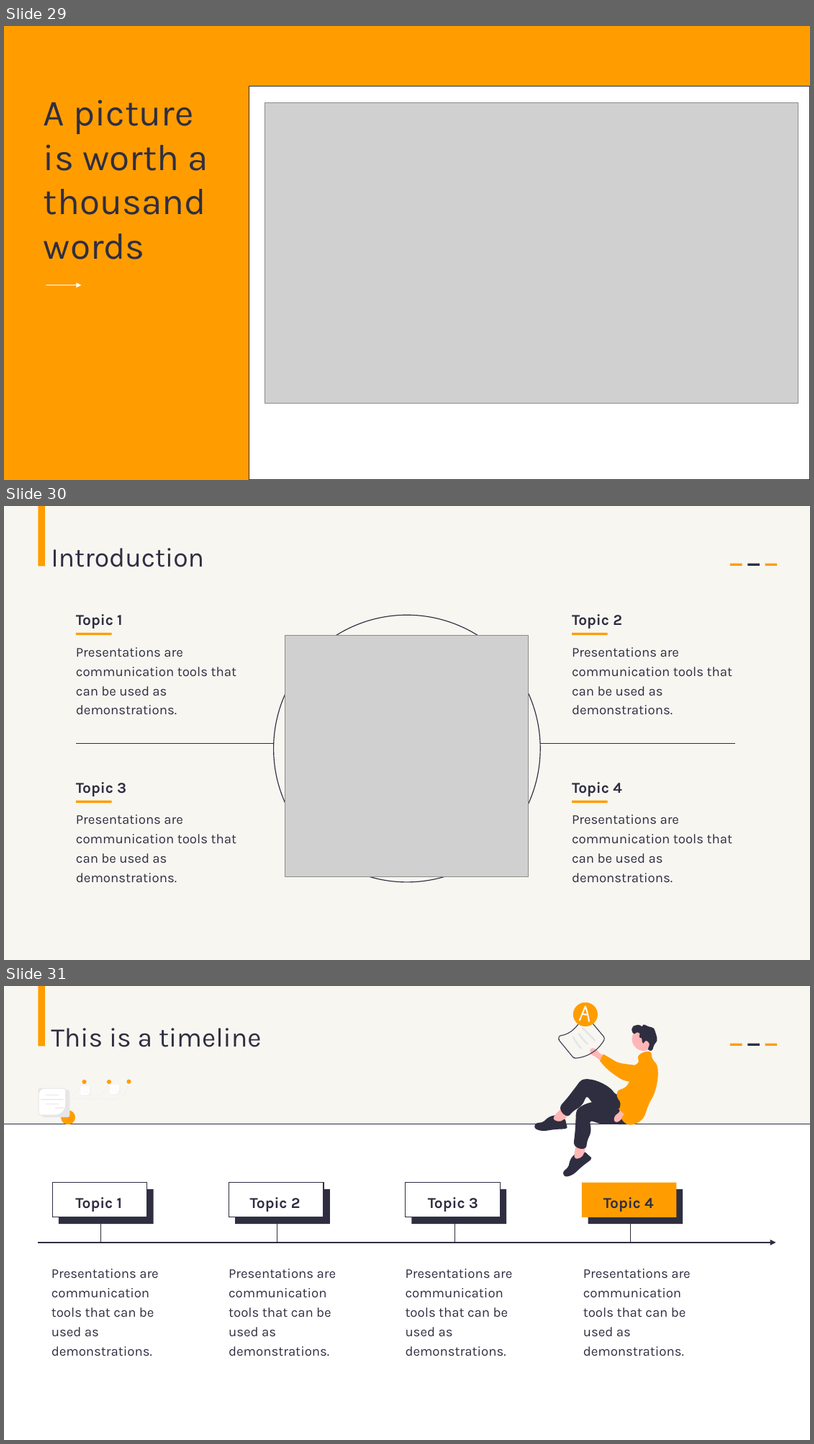
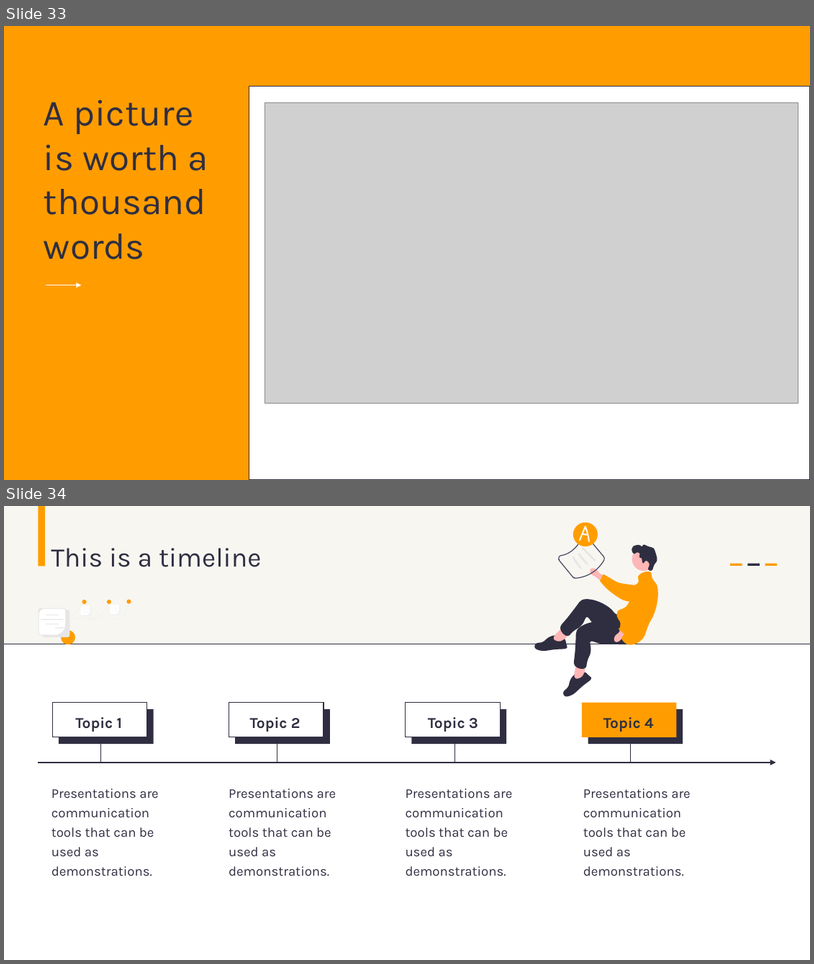
Before and after one commit to AbdessamadAbdaoui/Presentation_Git, a slide deck: presentation_Git.pptx. Shown one above the other, each under a label of ours: slides 29, 30 and 31 before the commit, slides 33 and 34 after it. The pictures are 814x1444 and 814x964 pixels, drawn with LibreOffice and Linux fonts; fonts in the diff are those of the drawing; grey boxes stand for pictures. Boxes give left, top, right and bottom in pixels: in the first picture for what was removed or moved away, otherwise in the second. Text is boxed around its words. In the diff, an @@ line names an element or a change of style, - is before the commit and + after.

```diff
--- a/presentation_Git.pptx
+++ b/presentation_Git.pptx
@@ slide 30 removed at [4, 506, 810, 960], background #F7F6F1 @@
@@ rectangle removed at [38, 506, 44, 566] @@
@@ text removed at [51, 548, 204, 567] @@
-Introduction
@@ rectangle removed at [730, 564, 743, 566] @@
@@ rectangle removed at [748, 564, 760, 566] @@
@@ rectangle removed at [766, 564, 778, 566] @@
@@ text removed at [76, 614, 122, 628] @@
-Topic 1
@@ rectangle removed at [76, 633, 112, 635] @@
@@ ellipse removed at [274, 615, 540, 882] @@
@@ picture removed at [286, 635, 528, 876] @@
@@ text removed at [572, 614, 622, 628] @@
-Topic 2
@@ rectangle removed at [572, 633, 608, 635] @@
@@ text removed at [76, 647, 237, 714] @@
-Presentations are communication tools that can be used as demonstrations.
@@ text removed at [572, 647, 733, 714] @@
-Presentations are communication tools that can be used as demonstrations.
@@ line removed from (76, 743) to (736, 743) @@
@@ text removed at [76, 782, 126, 796] @@
-Topic 3
@@ text removed at [572, 782, 622, 796] @@
-Topic 4
@@ rectangle removed at [76, 800, 112, 803] @@
@@ rectangle removed at [572, 800, 608, 803] @@
@@ text removed at [76, 814, 237, 882] @@
-Presentations are communication tools that can be used as demonstrations.
@@ text removed at [572, 814, 733, 882] @@
-Presentations are communication tools that can be used as demonstrations.
@@ what was slide 29 is now slide 33 @@
@@ what was slide 31 is now slide 34 @@
```
Also in this commit, not shown: 1 slide changed, 30 slides added, 25 other slides removed.
